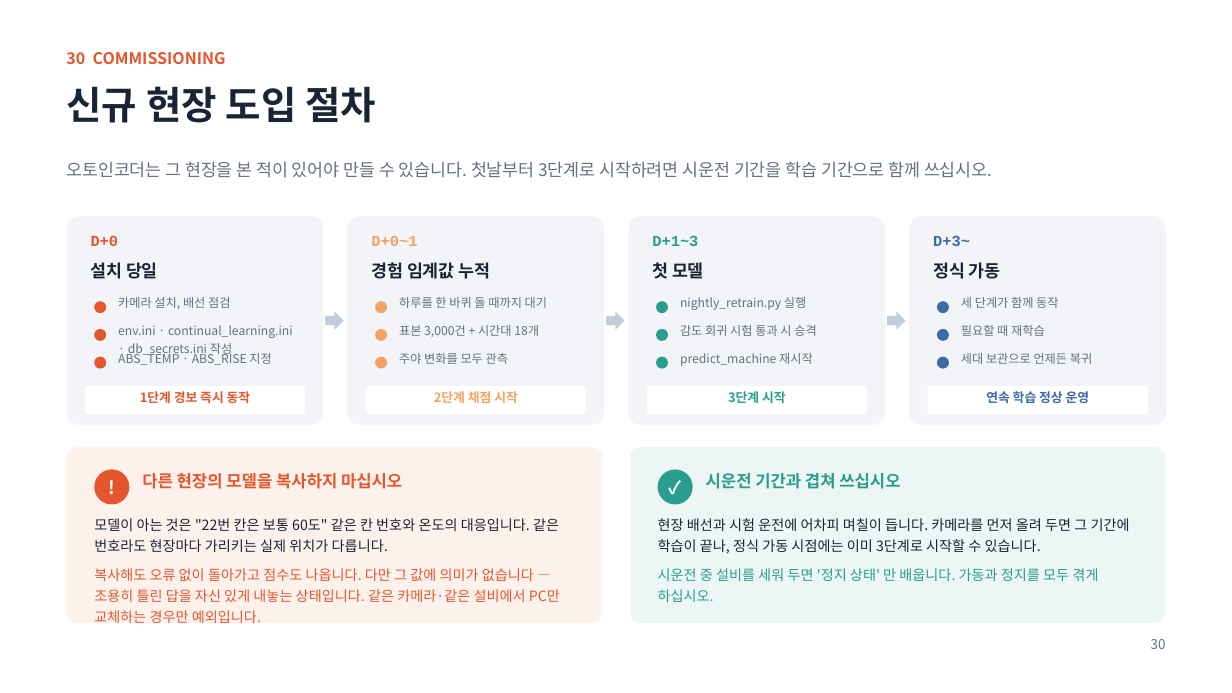
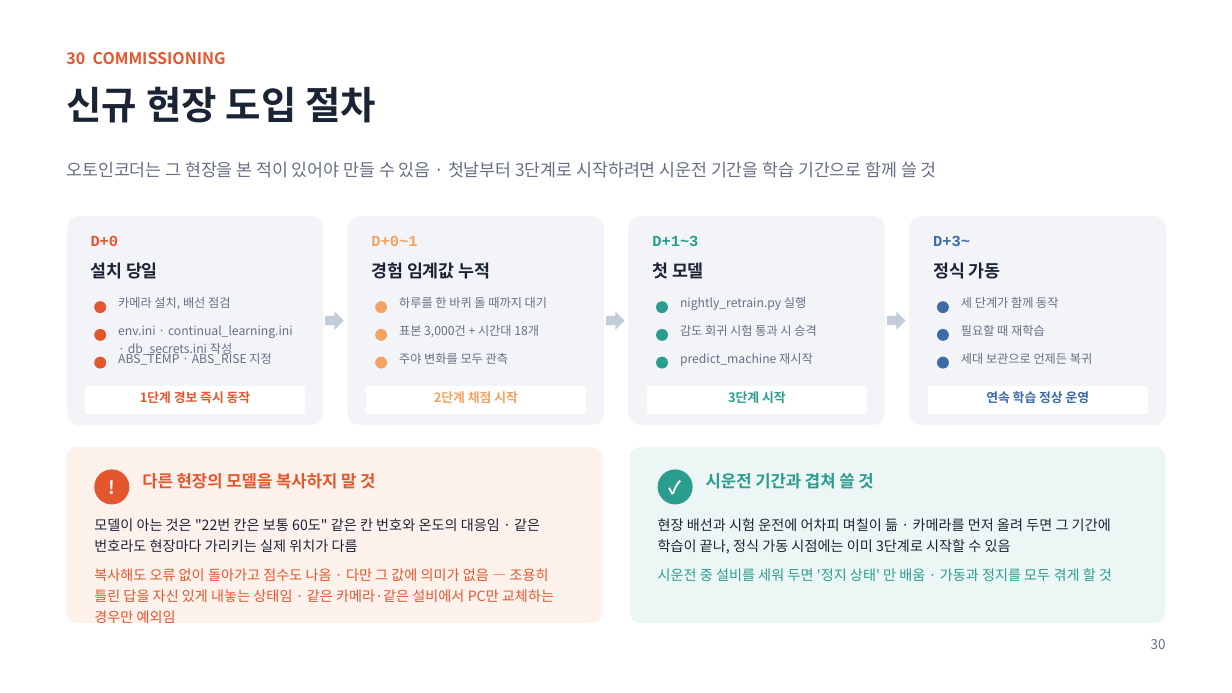
Before and after one commit to oskwon65/MultiModal_FireCam, a slide deck: slide 31 of 멀티모달_화재감지_분석서버_설치매뉴얼.pptx. Drawn at 1232x693 pixels with LibreOffice and Linux fonts; fonts in the diff are those of the drawing. Boxes give left, top, right and bottom in pixels: in the first picture for what was removed or moved away, otherwise in the second. Text is boxed around its words. In the diff, an @@ line names an element or a change of style, - is before the commit and + after.

```diff
--- a/멀티모달_화재감지_분석서버_설치매뉴얼.pptx
+++ b/멀티모달_화재감지_분석서버_설치매뉴얼.pptx
@@ text at (66, 161, 937, 178): text changed @@
-오토인코더는 그 현장을 본 적이 있어야 만들 수 있습니다. 첫날부터 3단계로 시작하려면 시운전 기간을 학습 기간으로 함께 쓰십시오.
+오토인코더는 그 현장을 본 적이 있어야 만들 수 있음 · 첫날부터 3단계로 시작하려면 시운전 기간을 학습 기간으로 함께 쓸 것
@@ text at (142, 473, 375, 489): text changed @@
-다른 현장의 모델을 복사하지 마십시오
+다른 현장의 모델을 복사하지 말 것
@@ text at (706, 473, 873, 489): text changed @@
-시운전 기간과 겹쳐 쓰십시오
+시운전 기간과 겹쳐 쓸 것
@@ text at (94, 518, 554, 623): text changed @@
-모델이 아는 것은 "22번 칸은 보통 60도" 같은 칸 번호와 온도의 대응입니다. 같은 번호라도 현장마다 가리키는 실제 위치가 다릅니다.
-복사해도 오류 없이 돌아가고 점수도 나옵니다. 다만 그 값에 의미가 없습니다 — 조용히 틀린 답을 자신 있게 내놓는 상태입니다. 같은 카메라·같은 설비에서 PC만 교체하는 경우만 예외입니다.
+모델이 아는 것은 "22번 칸은 보통 60도" 같은 칸 번호와 온도의 대응임 · 같은 번호라도 현장마다 가리키는 실제 위치가 다름
+복사해도 오류 없이 돌아가고 점수도 나옴 · 다만 그 값에 의미가 없음 — 조용히 틀린 답을 자신 있게 내놓는 상태임 · 같은 카메라·같은 설비에서 PC만 교체하는 경우만 예외임
@@ text at (658, 518, 1112, 581): text changed @@
-현장 배선과 시험 운전에 어차피 며칠이 듭니다. 카메라를 먼저 올려 두면 그 기간에 학습이 끝나, 정식 가동 시점에는 이미 3단계로 시작할 수 있습니다.
-시운전 중 설비를 세워 두면 '정지 상태' 만 배웁니다. 가동과 정지를 모두 겪게 하십시오.
+현장 배선과 시험 운전에 어차피 며칠이 듦 · 카메라를 먼저 올려 두면 그 기간에 학습이 끝나, 정식 가동 시점에는 이미 3단계로 시작할 수 있음
+시운전 중 설비를 세워 두면 '정지 상태' 만 배움 · 가동과 정지를 모두 겪게 할 것
```
Also in this commit, not shown: 31 other slides changed, 5 slides added, 50 other files.
